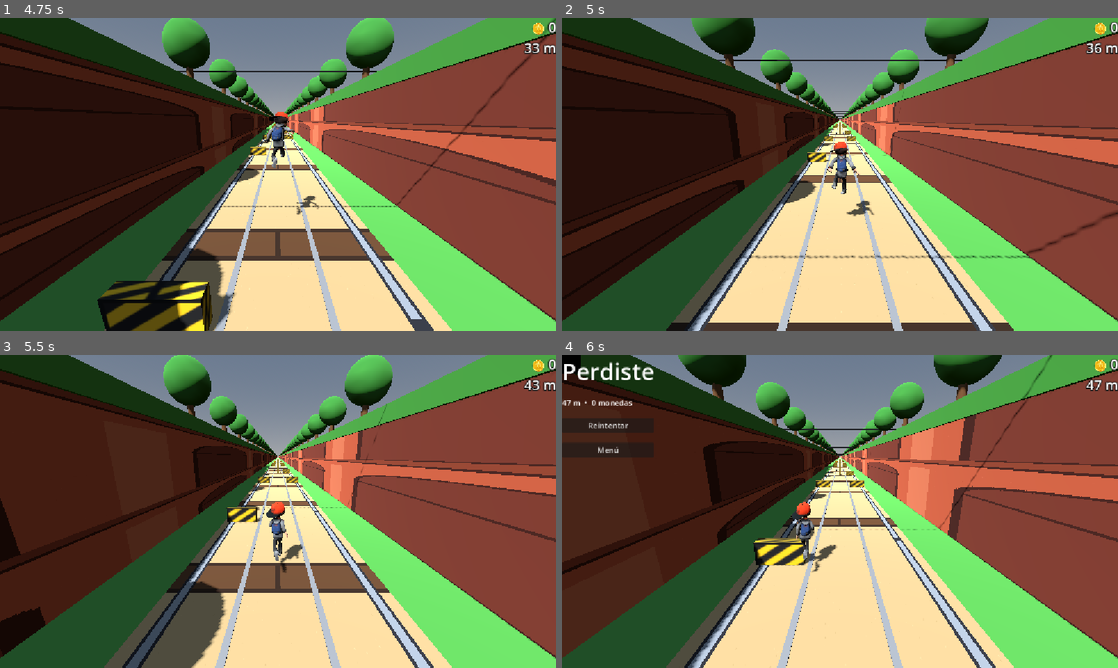
Above: before the commit, frames 1-4 (two rows, left to right).
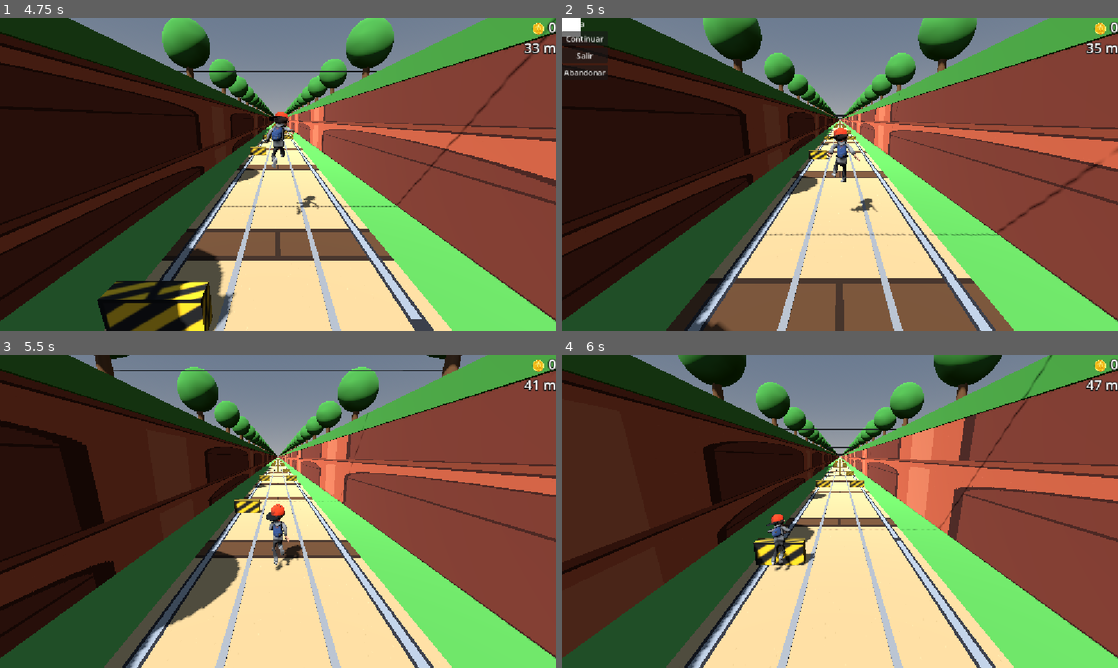
Above: after the commit, the same moments.

Repository: iandifilippo/NeXus-Subway-Surfers
Game: Godot game, scene res://scenes/main/main.tscn
The game is run twice, just before and just after one commit, with the same random seed, the same clock (stepped at 60 frames per second) and the same inputs.
Inputs (mouse positions are in pixels of both pictures, inside the frame that each line leads up to):
- Up to frame 1 (4.75 s): hold Right (move_right) 0.53-1.28 s; hold Down (roll) 0.53-1.28 s; tap Up (jump) at 0.77, 1.52, 3.77, 4.52 s; hold Left (move_left) 1.28-2 s; tap Down (roll) at 1.35, 3.6 s; click "Reintentar" at 2 s; hold Down (roll) 2.78-3.53 s; hold Right (move_right) 2.78-4.28 s; hold Left (move_left) from 4.28 s (still down); hold Down (roll) from 4.28 s (still down)
- Up to frame 2 (5 s): keep holding Left (move_left); keep holding Down (roll); tap P (pause, bound only after the commit) at 4.9 s
- Up to frame 3 (5.5 s): release Left (move_left) at 5 s; release Down (roll) at 5 s; click (22, 376) at 5 s, where only the run after the commit has a clickable "Continuar"
- Up to frame 4 (6 s): hold Left (move_left) from 5.78 s (still down); tap Down (roll) at 5.85 s

Frame 1 is identical in both runs. In frame 2, 15% of the frame differs, in the area x 0-100%, y 0-100%; in frame 3, 20%; in frame 4, 3.0%.

Commit message:
Menú de pausa
Se agrega el menú de pausa (P), teniendo opciones de interacción como lo son Continuar, Salir y Abandonar. Se deja constancia de que deben realizarse ciertos cambios para una mejor User Experience.

Diff:
--- a/project.godot
+++ b/project.godot
@@ -46,6 +46,11 @@
 , Object(InputEventKey,"resource_local_to_scene":false,"resource_name":"","device":-1,"window_id":0,"alt_pressed":false …(183 unchanged characters)…
 ]
 }
+pause={
+"deadzone": 0.2,
+"events": [Object(InputEventKey,"resource_local_to_scene":false,"resource_name":"","device":-1,"window_id":0,"alt_pressed":false,"shift_pressed":false,"ctrl_pressed":false,"meta_pressed":false,"pressed":false,"keycode":0,"physical_keycode":80,"key_label":0,"unicode":112,"location":0,"echo":false,"script":null)
+]
+}
 
 [physics]
 
--- a/scenes/main/main.gd
+++ b/scenes/main/main.gd
@@ -58,6 +58,7 @@
 
 @onready var game_over: Control = $GameOver
 @onready var hud: Control = $HUD
+@onready var pause_menu: Control = $PauseMenu
 
 ## --- Estado de la partida ---
 var speed := START_SPEED       ## Velocidad actual del mundo.
@@ -289,3 +290,9 @@
 ## Carril 0 → -2, carril 1 → 0, carril 2 → +2.
 func lane_to_x(lane: int) -> float:
 	return (lane - 1.0) * LANE_WIDTH
+## Escucha la tecla de (P) durante la partida. Solo abre el menú
+## si se sigue jugando (running) — si ya murió, no tiene sentido: ya
+## está la pantalla de GameOver, que también pausa el árbol.
+func _unhandled_input(event: InputEvent) -> void:
+	if running and event.is_action_pressed("pause"):
+		pause_menu.open()
--- a/scenes/main/main.tscn
+++ b/scenes/main/main.tscn
@@ -4,6 +4,7 @@
 [ext_resource type="Script" uid="uid://0apeneven5m1" path="res://scenes/main/main.gd" id="1_sugp2"]
 [ext_resource type="PackedScene" uid="uid://b2jrbsxgpu238" path="res://scenes/ui/game_over.tscn" id="3_k2fmo"]
 [ext_resource type="PackedScene" uid="uid://ca6vqiswrfofb" path="res://scenes/ui/hud.tscn" id="4_l3cfh"]
+[ext_resource type="PackedScene" uid="uid://cthvsljmcgqu8" path="res://scenes/ui/pause_menu.tscn" id="5_6q06x"]
 
 [sub_resource type="ProceduralSkyMaterial" id="ProceduralSkyMaterial_etmoi"]
 
@@ -37,3 +38,5 @@
 [node name="GameOver" parent="." unique_id=1999420787 instance=ExtResource("3_k2fmo")]
 
 [node name="HUD" parent="." unique_id=2063382571 instance=ExtResource("4_l3cfh")]
+
+[node name="PauseMenu" parent="." unique_id=1749283390 instance=ExtResource("5_6q06x")]
--- /dev/null
+++ b/scenes/ui/pause_menu.gd
@@ -0,0 +1,51 @@
+## Menú de pausa. Se abre con la tecla (P) durante la partida y
+## ofrece continuar, salir del juego o abandonar la partida actual.
+## IMPORTANTE: el nodo raíz debe tener Process Mode = "Always" en el
+## Inspector, igual que GameOver, porque al pausar el árbol todo lo demás
+## se congela y los botones dejarían de responder.
+extends Control
+
+func _ready() -> void:
+	# Arranca oculto: solo aparece cuando main.gd llama a open().
+	hide()
+	$VBoxContainer/ContinueButton.pressed.connect(_on_continue)
+	$VBoxContainer/ExitButton.pressed.connect(_on_exit)
+	$VBoxContainer/AbandonButton.pressed.connect(_on_abandon)
+
+
+## Este nodo, al ser Process Mode = Always, sigue recibiendo input aunque
+## el árbol esté pausado. Por eso también puede escuchar la tecla "pause"
+## aquí para CERRAR el menú, no solo main.gd para abrirlo.
+## El "if not visible: return" evita que reaccione con el menú oculto,
+## que es cuando main.gd es quien debe abrirlo, no este script.
+func _unhandled_input(event: InputEvent) -> void:
+	if not visible:
+		return
+	if event.is_action_pressed("pause"):
+		_on_continue()
+
+
+## La llama main.gd cuando el jugador presiona P durante la partida.
+func open() -> void:
+	show()
+	get_tree().paused = true
+
+
+## Botón "Continuar" (y la tecla P, si el menú ya está abierto).
+func _on_continue() -> void:
+	hide()
+	get_tree().paused = false
+
+
+## Botón "Salir": cierra el juego completamente.
+func _on_exit() -> void:
+	get_tree().quit()
+
+
+## Botón "Abandonar". Debería volver al menú principal, pero como todavía
+## no existe, por ahora reinicia la partida actual como reemplazo temporal.
+## Cuando exista el menú, cambiar esta línea por:
+## get_tree().change_scene_to_file("res://scenes/ui/main_menu.tscn")
+func _on_abandon() -> void:
+	get_tree().paused = false
+	get_tree().reload_current_scene()
--- /dev/null
+++ b/scenes/ui/pause_menu.tscn
@@ -0,0 +1,35 @@
+[gd_scene format=3 uid="uid://cthvsljmcgqu8"]
+
+[ext_resource type="Script" uid="uid://bxstp4ky4v24x" path="res://scenes/ui/pause_menu.gd" id="1_vb6pq"]
+
+[node name="PauseMenu" type="Control" unique_id=1749283390]
+process_mode = 3
+layout_mode = 3
+anchors_preset = 0
+script = ExtResource("1_vb6pq")
+
+[node name="ColorRect" type="ColorRect" parent="." unique_id=273359730]
+layout_mode = 0
+offset_right = 40.0
+offset_bottom = 40.0
+
+[node name="VBoxContainer" type="VBoxContainer" parent="." unique_id=51784728]
+layout_mode = 0
+offset_right = 40.0
+offset_bottom = 40.0
+
+[node name="Pausa" type="Label" parent="VBoxContainer" unique_id=158579350]
+layout_mode = 2
+text = "Pausa"
+
+[node name="ContinueButton" type="Button" parent="VBoxContainer" unique_id=946357082]
+layout_mode = 2
+text = "Continuar"
+
+[node name="ExitButton" type="Button" parent="VBoxContainer" unique_id=1747256084]
+layout_mode = 2
+text = "Salir"
+
+[node name="AbandonButton" type="Button" parent="VBoxContainer" unique_id=1103575965]
+layout_mode = 2
+text = "Abandonar"
Not shown, added: scenes/ui/pause_menu.gd.uid
